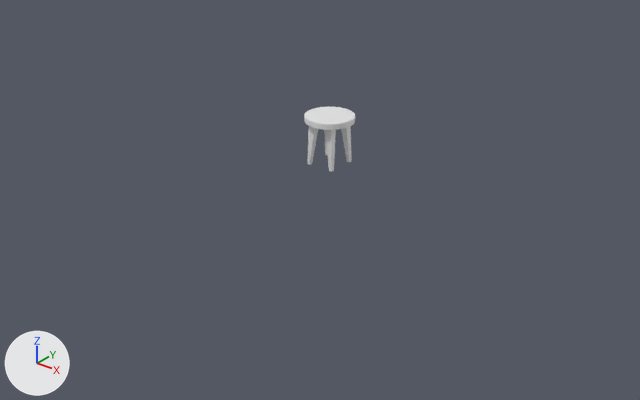
A saved change to the Blender file Assets/sc1_table.blend.
Camera for both pictures: a 50 mm camera at (20.2, -25.9, 14.2) aimed at (0.4, -1.1, -1.2). Arrows for +X, +Y and +Z are at lower left; the lights stay in place.

Objects in the first picture: 'Table', 'Table-Legs'.
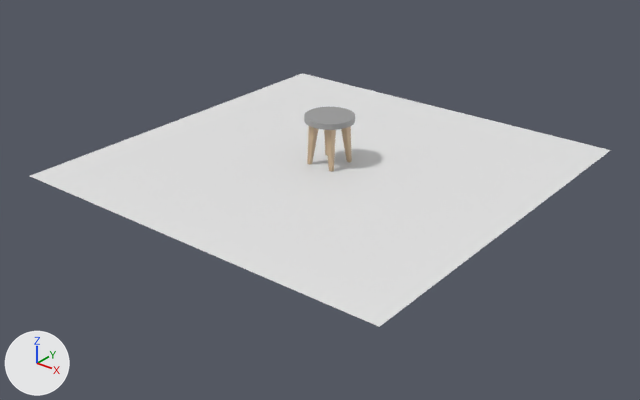
Location of each change, [x1, y1, x2, y2] in pixels of the pictures (640 x 400 px):
'Plane', added: after [30, 73, 611, 327]
'Table', recoloured (white to grey): [304, 107, 355, 130] in both
'Table-Legs', recoloured (grey to beige): [307, 126, 352, 172] in both

The change, as a diff of the scene's bpy script:
```diff
--- a/Assets/sc1_table.blend.py
+++ b/Assets/sc1_table.blend.py
@@ mat_material_001 @@
+mat_material_001 = principled_material('Material.001')
+mat_material_001.base_color = (0.593, 0.437, 0.277)  # beige #cab190
@@ mat_material @@
+mat_material = principled_material('Material')
+mat_material.base_color = (0.342, 0.342, 0.342)  # grey #9e9e9e
@@ me_cylinder_001 @@
 me_cylinder_001.from_pydata(...)  # 64 vertices, 34 faces; spans x -1.0..1.0, y -1.0..1.0, z -0.11..0.11
+me_cylinder_001.materials.append(mat_material)  # grey #9e9e9e
@@ me_legs_001 @@
 me_legs_001.from_pydata(...)  # 56 vertices, 54 faces; spans x 0.26..0.63, y 0.0..1.8, z 0.31..0.65
+me_legs_001.materials.append(mat_material_001)  # beige #cab190
@@ me_plane @@
+me_plane.from_pydata([(-1.0, -1.0, 0.0), (1.0, -1.0, 0.0), (-1.0, 1.0, 0.0), (1.0, 1.0, 0.0)], [], [(0, 1, 3, 2)])
@@ ob_plane @@
+ob_plane = bpy.data.objects.new('Plane', me_plane)
+ob_plane.location = (0.0, 0.0, 0.0)
+ob_plane.scale = (8.32, 8.32, 8.32)
```
